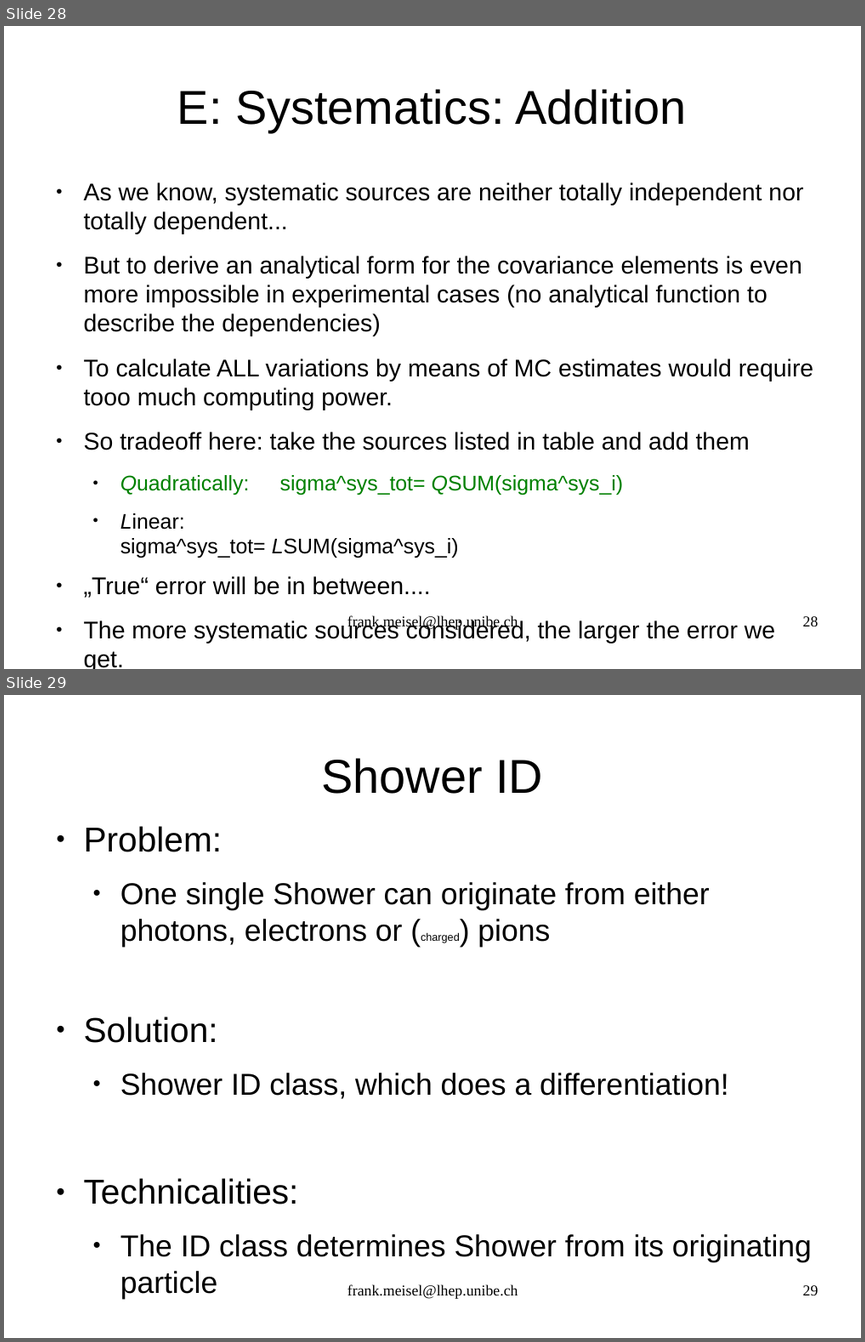
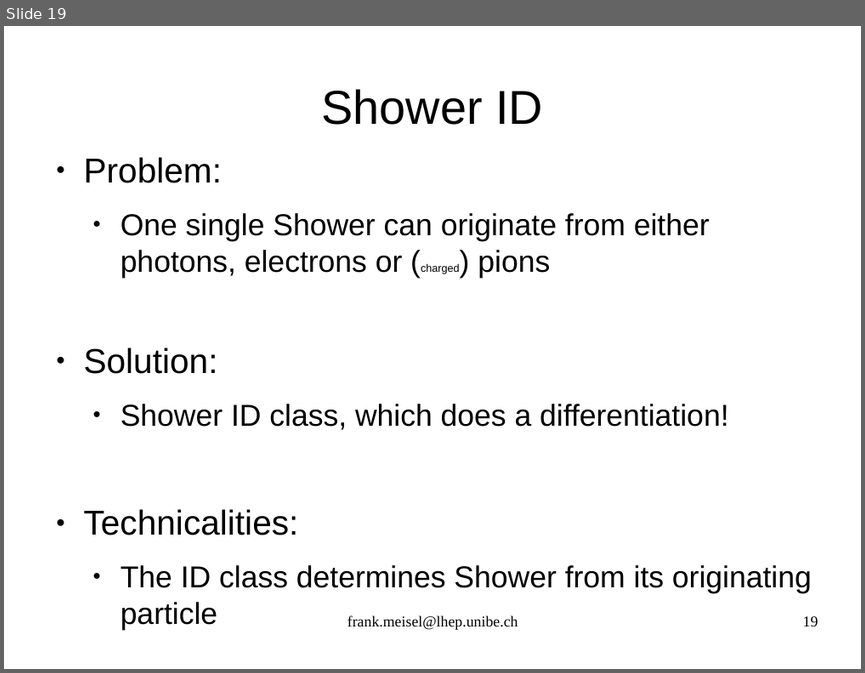
Before and after one commit to antonioiuliano2/fedra, a slide deck: src/libShower/documentation/libShowerMANUAL.odp. Shown one above the other, each under a label of ours: slides 28 and 29 before the commit, slide 19 after it. The pictures are 865x1342 and 865x673 pixels, drawn with LibreOffice and Linux fonts; fonts in the diff are those of the drawing. Boxes give left, top, right and bottom in pixels: in the first picture for what was removed or moved away, otherwise in the second. Text is boxed around its words. In the diff, an @@ line names an element or a change of style, - is before the commit and + after.

```diff
--- a/src/libShower/documentation/libShowerMANUAL.odp
+++ b/src/libShower/documentation/libShowerMANUAL.odp
@@ slide 28 removed at bbox=[4, 26, 861, 669], background #FFFFFF @@
@@ title removed at bbox=[177, 89, 687, 132] @@
-E: Systematics: Addition
@@ text removed at bbox=[84, 182, 814, 669] @@
-● As we know, systematic sources are neither totally independent nor totally dependent...
-● But to derive an analytical form for the covariance elements is even more impossible in experimental cases (no analytical function to describe the dependencies)
-● To calculate ALL variations by means of MC estimates would require tooo much computing power.
-● So tradeoff here: take the sources listed in table and add them
-  ● Quadratically: sigma^sys_tot= QSUM(sigma^sys_i)
-  ● Linear: sigma^sys_tot= LSUM(sigma^sys_i)
-● „True“ error will be in between....
-● The more systematic sources considered, the larger the error we get.
-● We think that the most important we have investigated...
@@ text removed at bbox=[347, 615, 518, 630] @@
-frank.meisel@lhep.unibe.ch
@@ page number removed at bbox=[803, 616, 818, 626] @@
-28
@@ what was slide 29 is now slide 19 @@
@@ page number at bbox=[803, 616, 818, 626]: text changed @@
-29
+19
```
Also in this commit, not shown: 19 slides changed, 4 slides added, 11 other slides removed, 3 other files.
